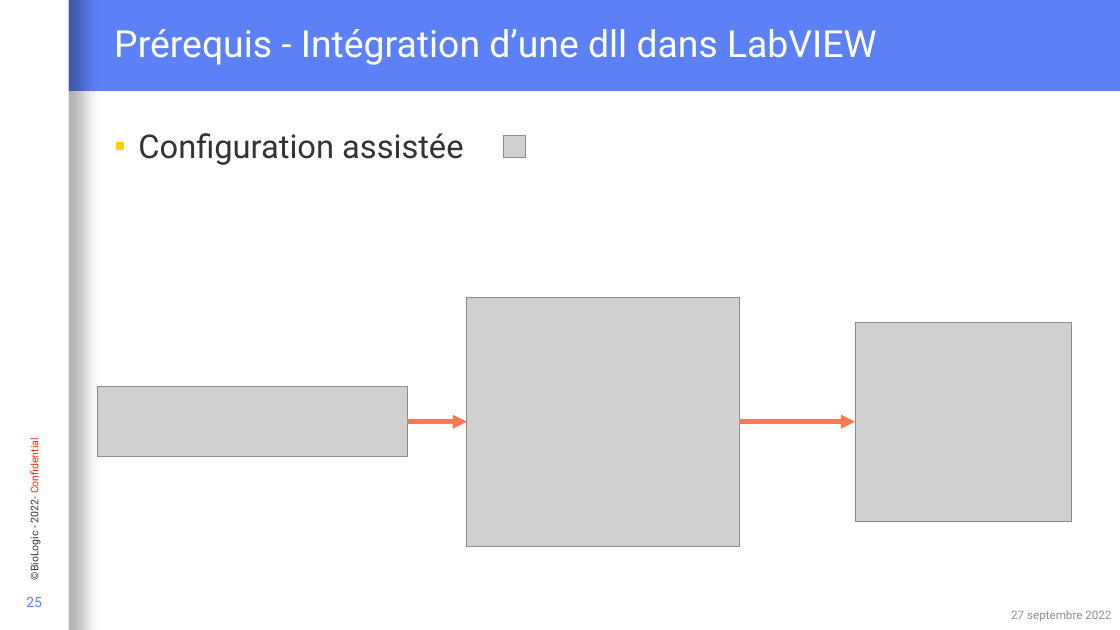
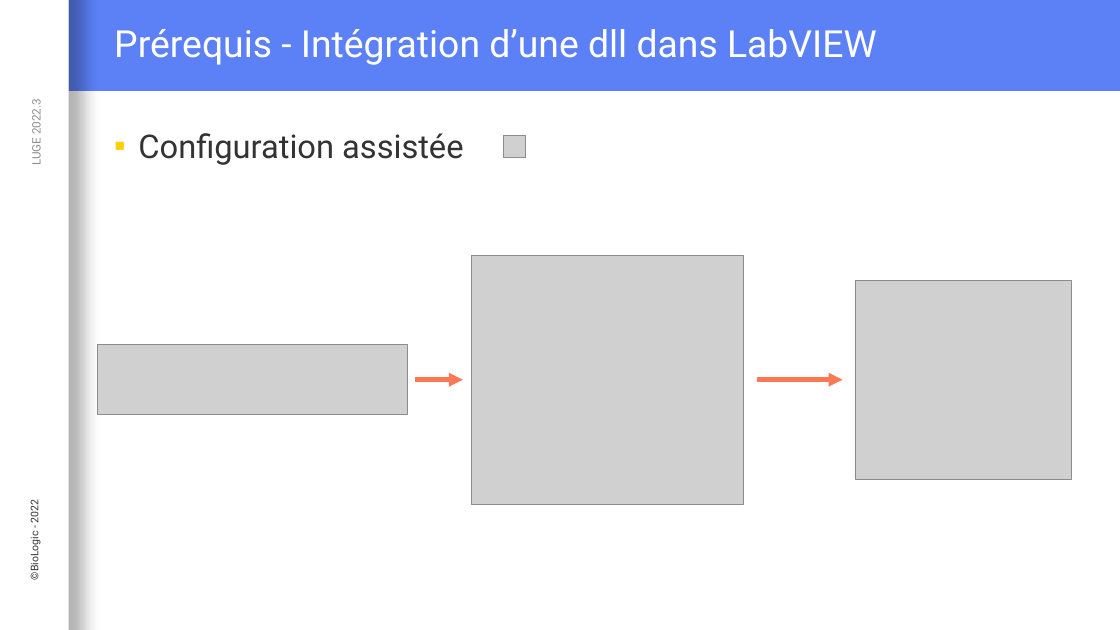
Before and after one commit to Loysse/PostLVUserEvent_Demo, a slide deck: slide 25 of Interaction événementielle entre du code C et LabVIEW.pptx. Drawn at 1120x630 pixels with LibreOffice and Linux fonts; fonts in the diff are those of the drawing; grey boxes stand for pictures; background and template pictures are left out. Boxes give left, top, right and bottom in pixels: in the first picture for what was removed or moved away, otherwise in the second. Text is boxed around its words. In the diff, an @@ line names an element or a change of style, - is before the commit and + after.

```diff
--- a/Interaction événementielle entre du code C et LabVIEW.pptx
+++ b/Interaction événementielle entre du code C et LabVIEW.pptx
@@ text added at (x1=29, y1=102, x2=44, y2=164), 10 pt, text #909090 @@
+LUGE 2022.3
@@ picture moved from (x1=467, y1=297, x2=739, y2=547) to (x1=471, y1=255, x2=744, y2=505) @@
@@ picture moved from (x1=855, y1=322, x2=1072, y2=521) to (x1=855, y1=280, x2=1072, y2=479) @@
@@ picture moved from (x1=97, y1=386, x2=407, y2=456) to (x1=97, y1=344, x2=407, y2=414) @@
@@ arrow moved from (408, 422) - (467, 422) to (416, 380) - (463, 380) @@
@@ arrow moved from (739, 422) - (855, 422) to (757, 380) - (843, 380) @@
@@ text at (x1=27, y1=502, x2=41, y2=579): text changed @@
-©BioLogic - 2022- Confidential
+©BioLogic - 2022
@@ page number removed at (x1=26, y1=597, x2=42, y2=607) @@
-25
@@ text removed at (x1=1011, y1=610, x2=1111, y2=621) @@
-27 septembre 2022
```
Also in this commit, not shown: 27 other slides changed, 7 slides added, 6 slides removed.
